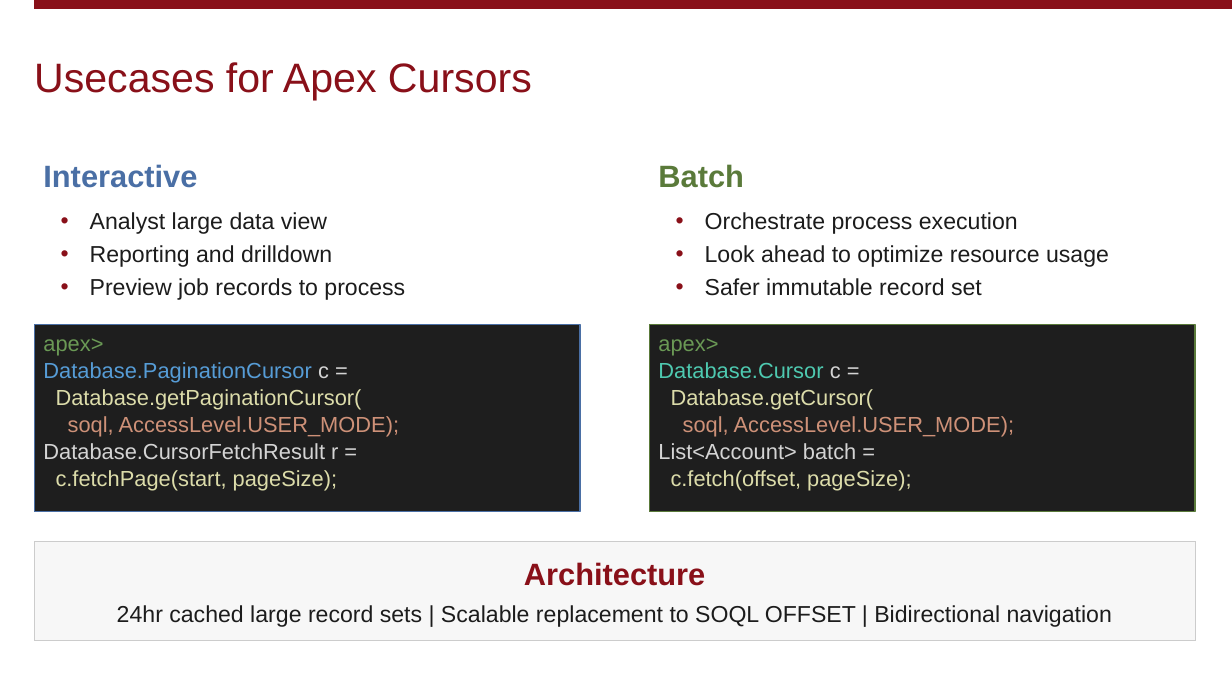
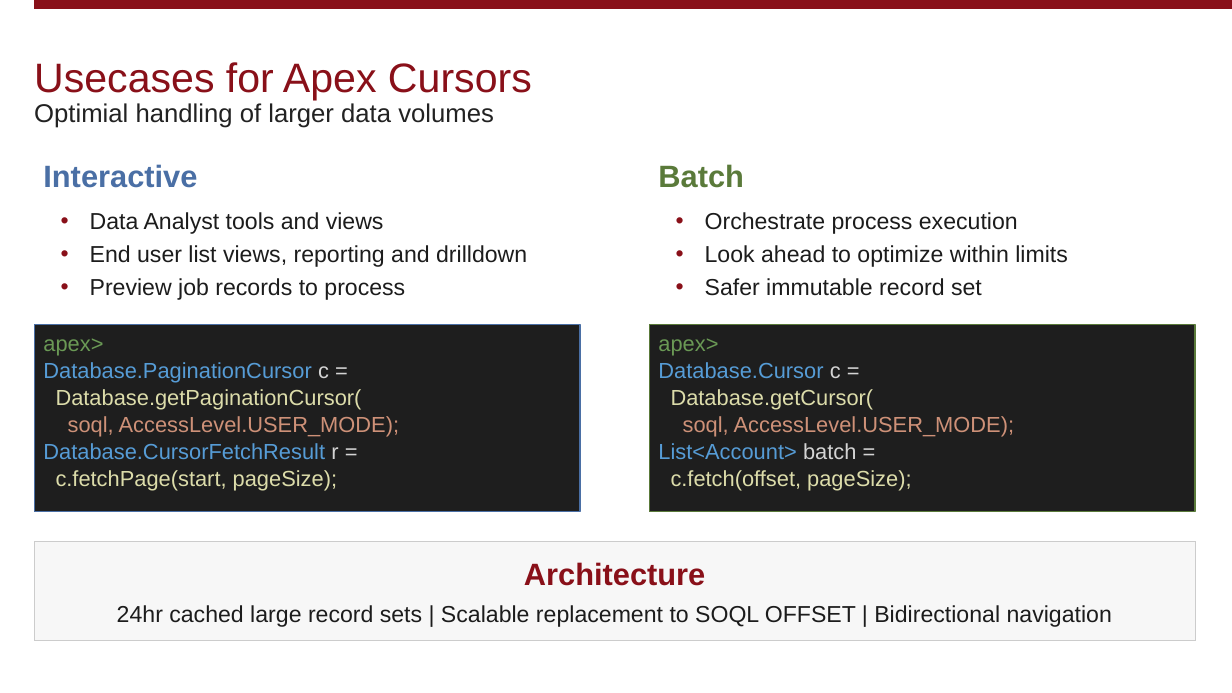
Before and after one commit to afawcett/apexcursordatatable, a slide deck: slide 5 of docs/presentation/lc26-apex-cursors.pptx. Drawn at 1232x693 pixels with LibreOffice and Linux fonts; fonts in the diff are those of the drawing; background and template pictures are left out. Boxes give left, top, right and bottom in pixels: in the first picture for what was removed or moved away, otherwise in the second. Text is boxed around its words. In the diff, an @@ line names an element or a change of style, - is before the commit and + after.

```diff
--- a/docs/presentation/lc26-apex-cursors.pptx
+++ b/docs/presentation/lc26-apex-cursors.pptx
@@ text added at bbox=[34, 103, 494, 128], 20 pt, text #222222 @@
+Optimial handling of larger data volumes
@@ text at bbox=[90, 212, 527, 267]: text changed @@
-• Analyst large data view
-• Reporting and drilldown
+• Data Analyst tools and views
+• End user list views, reporting and drilldown
@@ text at bbox=[705, 245, 1068, 267]: text changed @@
-• Look ahead to optimize resource usage
+• Look ahead to optimize within limits
@@ text in rectangle at bbox=[658, 362, 856, 459]: text colour #4EC9B0 to #569CD6 in "Database.Cursor"; text colour #D4D4D4 to #569CD6 in "List<Account>" @@
@@ text in rectangle at bbox=[43, 443, 338, 459]: text colour #D4D4D4 to #569CD6 in "Database.CursorFetchResult" @@
```
Also in this commit, not shown: 5 other slides changed, 27 other files.
